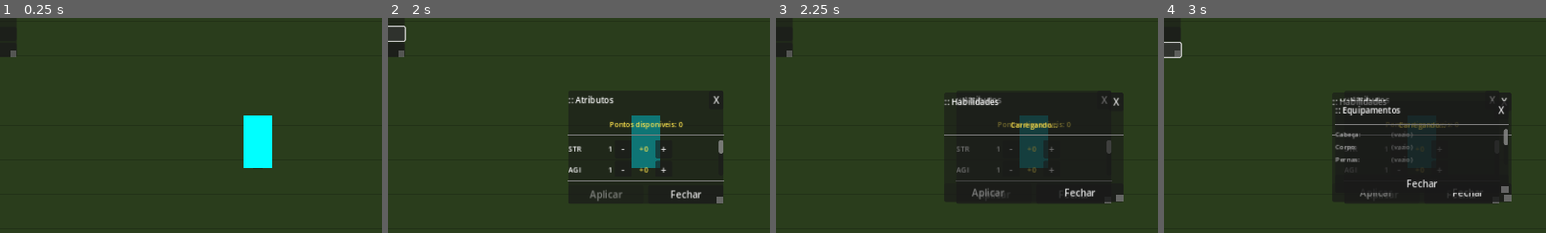
Above: before the commit, frames 1-4 (left to right).
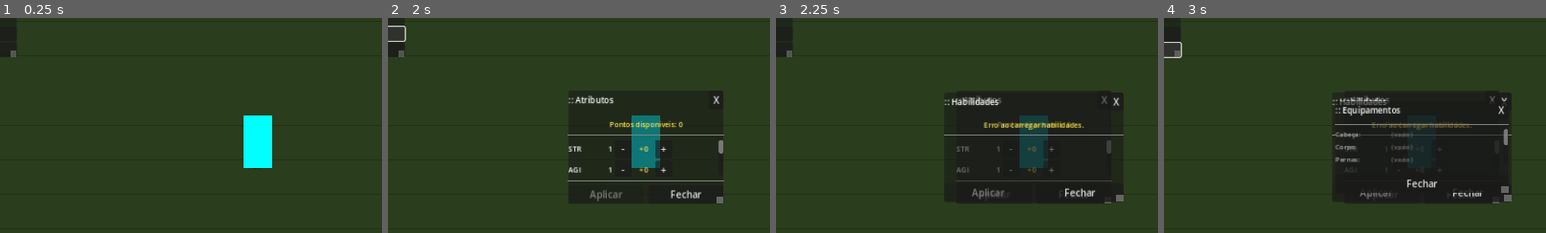
Above: after the commit, the same moments.

Repository: renash2me/Game-1.0
Game: Godot game, scene res://scenes/game_world.tscn
The game is run twice, just before and just after one commit, with the same random seed, the same clock (stepped at 60 frames per second) and the same inputs. This scene is started directly instead of the project's main scene.
Inputs (mouse positions are % of the whole screen's width and height, from its top left):
- Up to frame 1 (0.25 s): no input
- Up to frame 2 (2 s): click (21, 98) at 0.52 s; type "12" at 0.6 s; click "Atributos (C)" at 1.25 s
- Up to frame 3 (2.25 s): click "Skills (K)" at 2 s
- Up to frame 4 (3 s): click "Equip (E)" at 2.75 s
The pictures show only the part of the screen within x 16-66%, y 20-70%; the shares and areas given below are measured in that part.

Frames 1-2 are identical in both runs. In frame 3, 0.5% of the frame differs, in the area x 54-81%, y 48-52%; in frame 4, 0.2%.

Commit message:
fix: movimento do personagem e painel de skills travado
- game_world.gd: substitui _ground_at_mouse() para usar Plane.intersects_ray()
  com direção da câmera hardcoded (0,-0.804,-0.594). A câmera sempre aponta
  na mesma direção relativa ao player, então o vetor é constante. Isso evita
  qualquer problema com global_transform.basis ou project_ray_normal() em
  câmeras ortogonais no Godot 4.7.

- skills_panel.gd: visibility_changed nunca estava conectado ao método
  _on_visibility_changed(), então _fetch_skills() jamais era chamado
  ao abrir o painel. Adicionada conexão no _ready().

Co-Authored-By: Claude Sonnet 4.6 <noreply@anthropic.com>
Claude-Session: https://claude.ai/code/session_01KzEqHDrWbGyHQtNhqA5Y96

Diff:
--- a/client/scripts/ui/game_world.gd
+++ b/client/scripts/ui/game_world.gd
@@ -131,15 +131,15 @@
 # ── Raycast mouse → plano do chão (y = 0) ────────────────────────────────────
 
 func _ground_at_mouse() -> Vector3:
-	var mouse   := get_viewport().get_mouse_position()
-	var from    := _camera.project_ray_origin(mouse)
-	# Usa o forward real da câmera em vez de project_ray_normal,
-	# que pode retornar vetor inesperado em câmeras ortográficas no Godot 4.7
-	var forward := -_camera.global_transform.basis.z
-	if absf(forward.y) < 0.001:
+	var mouse  := get_viewport().get_mouse_position()
+	var origin := _camera.project_ray_origin(mouse)
+	# Direção fixa: câmera SEMPRE aponta de CAM_OFFSET para (0,0.5,0) relativo ao player
+	# normalize(Vector3(0,0.5,0) - CAM_OFFSET) = normalize(0,-11.5,-8.5) ≈ (0,-0.80420,-0.59441)
+	var ground := Plane(Vector3.UP, 0.0)
+	var hit    := ground.intersects_ray(origin, Vector3(0.0, -0.80420, -0.59441))
+	if hit == null:
 		return Vector3.ZERO
-	var t := -from.y / forward.y
-	return from + forward * t
+	return hit
 
 # ── Input ──────────────────────────────────────────────────────────────────────
 
--- a/client/scripts/ui/skills_panel.gd
+++ b/client/scripts/ui/skills_panel.gd
@@ -17,6 +17,7 @@
 func _ready() -> void:
 	_build_ui()
 	call_deferred("_center_panel")
+	visibility_changed.connect(_on_visibility_changed)
 
 func _on_visibility_changed() -> void:
 	if visible:
